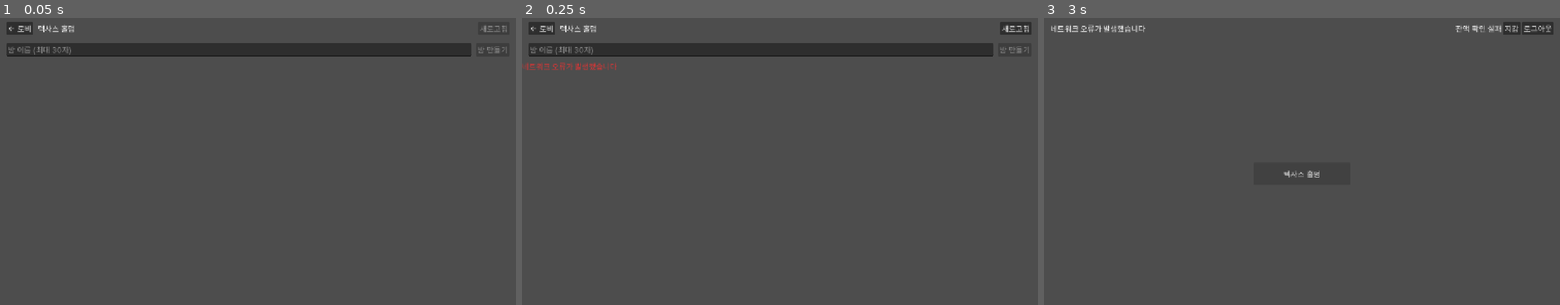
Above: before the commit, frames 1-3 (left to right).
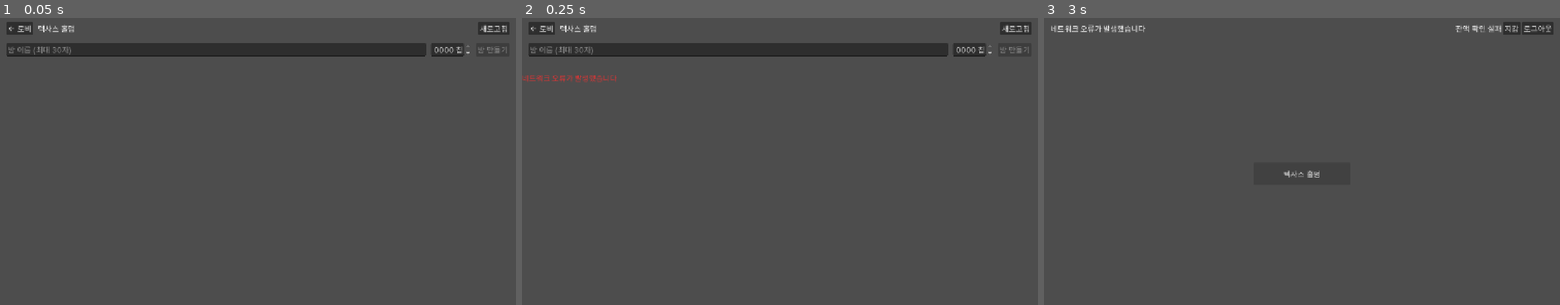
Above: after the commit, the same moments.

Repository: modify879/board-game-godot
Game: Godot game, scene res://games/holdem/table_list.tscn
Two runs of this game, one before a commit and one after it. Both use one fixed random seed, a clock stepped at 60 frames per second and the inputs below. This scene is started directly instead of the project's main scene.
Inputs:
- Up to frame 1 (0.05 s): no input
- Up to frame 2 (0.25 s): no input
- Up to frame 3 (3 s): click "← 로비" at 0.5 s; click "텍사스 홀덤" at 1.25 s; click "새로고침" at 2 s; click "← 로비" at 2.75 s

The runs differ from the first frame. In frame 1, 0.2% of the frame differs, in the area x 82-99%, y 2-14%; in frame 2, 0.6%, in the area x 0-92%, y 8-23%; in frame 3, nothing differs.

Commit message:
feat(holdem): 방 만들기에서 바이인을 고른다
GET /api/holdem/buy-in 의 범위·지갑으로 정하고, 지갑이 하한에 못 미치면 만들기를 막는다. 실패해 돌아오면 바이인도 되살린다.

Diff:
--- a/games/holdem/table_list.gd
+++ b/games/holdem/table_list.gd
@@ -7,6 +7,8 @@
 @onready var back_button: Button = %BackButton
 @onready var refresh_button: Button = %RefreshButton
 @onready var name_edit: LineEdit = %NameEdit
+@onready var buy_in_spin: SpinBox = %BuyInSpin
+@onready var buy_in_info: Label = %BuyInInfo
 @onready var create_button: Button = %CreateButton
 @onready var error_label: Label = %ErrorLabel
 @onready var rows: VBoxContainer = %Rows
@@ -18,8 +20,14 @@
 
 static var pending_error := "" # 테이블 화면이 방 만들기에 실패하면 errorCode 를 넘긴다
 static var pending_name := "" # 실패해 돌아왔을 때 입력했던 방 이름을 되살린다
+static var pending_buy_in := 0 # 같은 이유로 바이인도 되살린다
 
 var pager: Pager
+var seat_ok := false # /me/seat 가 204(미착석)
+var buy_in_blocked := false # 지갑이 최소 바이인에 못 미친다
+var buy_in_min := Rules.DEFAULT_MIN_BUY_IN # buy-in GET 응답. 못 받으면 기본 범위(서버보다 엄격하지 않게)
+var buy_in_max := Rules.DEFAULT_MAX_BUY_IN
+var buy_in_wallet := -1 # -1 = 모름
 var seat_error := "" # /me/seat 실패 errorCode. 204·200 이면 빈 문자열
 
 
@@ -30,15 +38,18 @@
 	refresh_button.pressed.connect(func() -> void:
 		await _load(pager.page)
 		await _check_seat()
+		await _load_buy_in()
 		_show_seat_error())
 	create_button.pressed.connect(_on_create)
 	name_edit.text_submitted.connect(func(_text: String) -> void: _on_create())
 	if await _check_seat():
 		return
+	await _load_buy_in()
 	await _load(0)
 	# 목록을 다 읽은 뒤에 띄워야 _load 의 error_label.hide() 에 지워지지 않는다
 	if pending_error != "":
 		name_edit.text = pending_name
+		buy_in_spin.value = pending_buy_in # 범위 밖이면 SpinBox 가 범위로 맞춘다
 	var msgs: Array[String] = []
 	if seat_error != "":
 		msgs.append(ErrorText.of(seat_error))
@@ -49,6 +60,7 @@
 		error_label.show()
 	pending_error = ""
 	pending_name = ""
+	pending_buy_in = 0
 
 
 ## /me/seat 확인. 이미 앉아 있으면 테이블로 가고 true. 204 일 때만 만들기를 풀고, 그 외(0·5xx 등)는 막아 두고 errorCode 를 seat_error 에 담는다
@@ -59,9 +71,35 @@
 		pending_error = ""
 		pending_name = ""
 		return true
-	create_button.disabled = r.status != 204
+	seat_ok = r.status == 204
+	_update_create_button()
 	seat_error = "" if r.status == 204 else r.error
 	return false
+
+
+func _update_create_button() -> void:
+	create_button.disabled = not seat_ok or buy_in_blocked
+
+
+## 방 생성 바이인 범위·지갑. ponytail: 서버가 테이블 없는 GET /api/holdem/buy-in 을 추가하면(요청함, 미배포) 이 경로만 바꾸면 된다
+func _load_buy_in() -> void:
+	var r: Dictionary = await Api.request(HTTPClient.METHOD_GET, "/api/holdem/buy-in")
+	if not r.ok: # 범위를 모르면 기본 범위로 두고 서버가 판단하게 한다
+		buy_in_info.text = ""
+		return
+	buy_in_min = int(r.data.minBuyIn)
+	buy_in_max = int(r.data.maxBuyIn)
+	buy_in_wallet = int(r.data.walletBalance)
+	buy_in_info.text = "바이인 %s ~ %s · 지갑 %s" % [Format.comma(buy_in_min), Format.comma(buy_in_max), Format.comma(buy_in_wallet)]
+	var blocked: String = Rules.buy_in_blocked_text(r.data)
+	buy_in_blocked = blocked != ""
+	if buy_in_blocked:
+		buy_in_info.text += "\n" + blocked
+	else:
+		buy_in_spin.min_value = buy_in_min
+		buy_in_spin.max_value = mini(buy_in_max, buy_in_wallet / Rules.CHIP_UNIT * Rules.CHIP_UNIT)
+		buy_in_spin.value = buy_in_spin.max_value
+	_update_create_button()
 
 
 func _show_seat_error() -> void:
@@ -120,10 +158,18 @@
 		error_label.text = ErrorText.of(invalid)
 		error_label.show()
 		return
+	var buy_in := int(buy_in_spin.value)
+	invalid = Rules.buy_in(buy_in, buy_in_min, buy_in_max, buy_in_wallet)
+	if invalid != "":
+		error_label.text = ErrorText.of(invalid)
+		error_label.show()
+		return
 	pending_name = name_edit.text
+	pending_buy_in = buy_in
 	var table_script = preload("res://games/holdem/table.gd")
 	table_script.table_id = 0
 	table_script.auto_join = false
 	table_script.create_name = name_edit.text
+	table_script.create_buy_in = buy_in
 	table_script.creating = true
 	get_tree().change_scene_to_file("res://games/holdem/table.tscn")
--- a/games/holdem/table_list.tscn
+++ b/games/holdem/table_list.tscn
@@ -62,10 +62,25 @@
 placeholder_text = "방 이름 (최대 30자)"
 max_length = 30
 
+[node name="BuyInSpin" type="SpinBox" parent="VBoxContainer/CreateRow/HBoxContainer"]
+unique_name_in_owner = true
+layout_mode = 2
+min_value = 4000.0
+max_value = 20000.0
+step = 100.0
+value = 20000.0
+suffix = "칩"
+
 [node name="CreateButton" type="Button" parent="VBoxContainer/CreateRow/HBoxContainer"]
 unique_name_in_owner = true
 layout_mode = 2
 text = "방 만들기"
+
+[node name="BuyInInfo" type="Label" parent="VBoxContainer"]
+unique_name_in_owner = true
+layout_mode = 2
+autowrap_mode = 2
+text = ""
 
 [node name="ErrorLabel" type="Label" parent="VBoxContainer"]
 unique_name_in_owner = true
